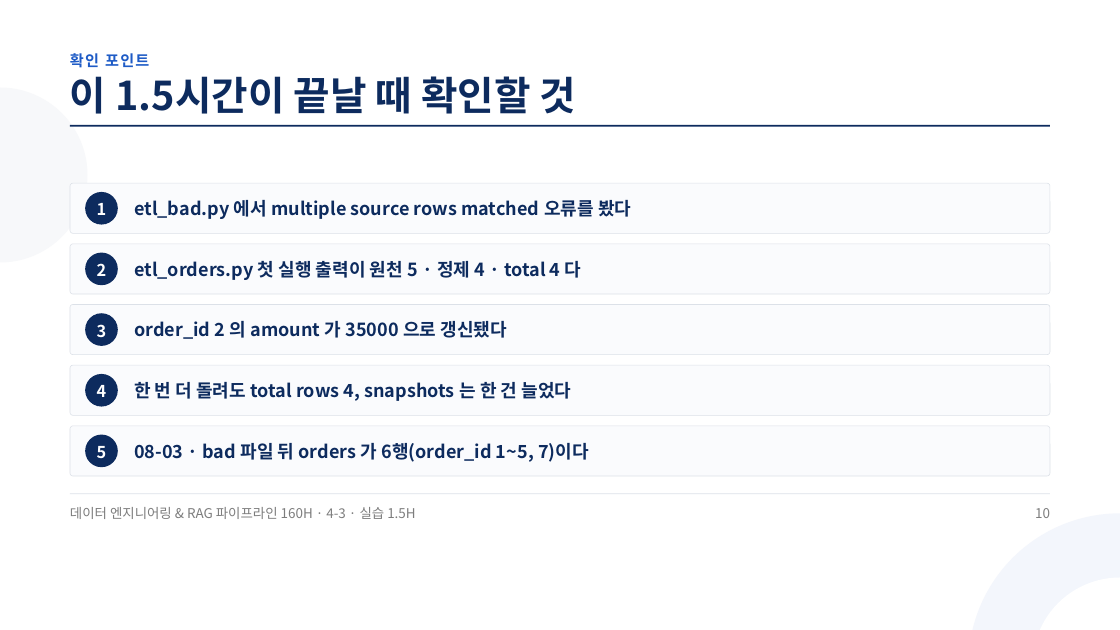
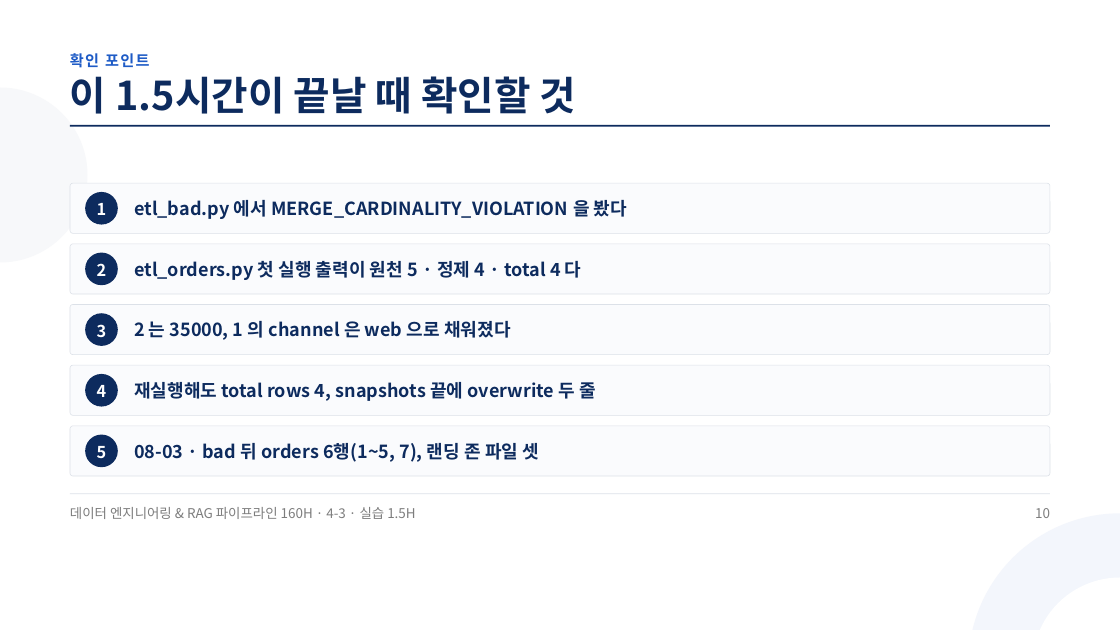
Before and after one commit to aebonlee/materials, a slide deck: slide 10 of data-eng/decks/w4d3s3.pptx. Drawn at 1120x630 pixels with LibreOffice and Linux fonts; fonts in the diff are those of the drawing. Boxes give left, top, right and bottom in pixels: in the first picture for what was removed or moved away, otherwise in the second. Text is boxed around its words. In the diff, an @@ line names an element or a change of style, - is before the commit and + after.

```diff
--- a/data-eng/decks/w4d3s3.pptx
+++ b/data-eng/decks/w4d3s3.pptx
@@ text at box(134, 200, 627, 219): text changed @@
-etl_bad.py 에서 multiple source rows matched 오류를 봤다
+etl_bad.py 에서 MERGE_CARDINALITY_VIOLATION 을 봤다
@@ text at box(134, 321, 511, 340): text changed @@
-order_id 2 의 amount 가 35000 으로 갱신됐다
+2 는 35000, 1 의 channel 은 web 으로 채워졌다
@@ text at box(134, 379, 596, 403): text changed @@
-한 번 더 돌려도 total rows 4, snapshots 는 한 건 늘었다
+재실행해도 total rows 4, snapshots 끝에 overwrite 두 줄
@@ text at box(134, 443, 540, 462): text changed @@
-08-03 · bad 파일 뒤 orders 가 6행(order_id 1~5, 7)이다
+08-03 · bad 뒤 orders 6행(1~5, 7), 랜딩 존 파일 셋
```
Also in this commit, not shown: 8 other slides changed, 12 other files.
